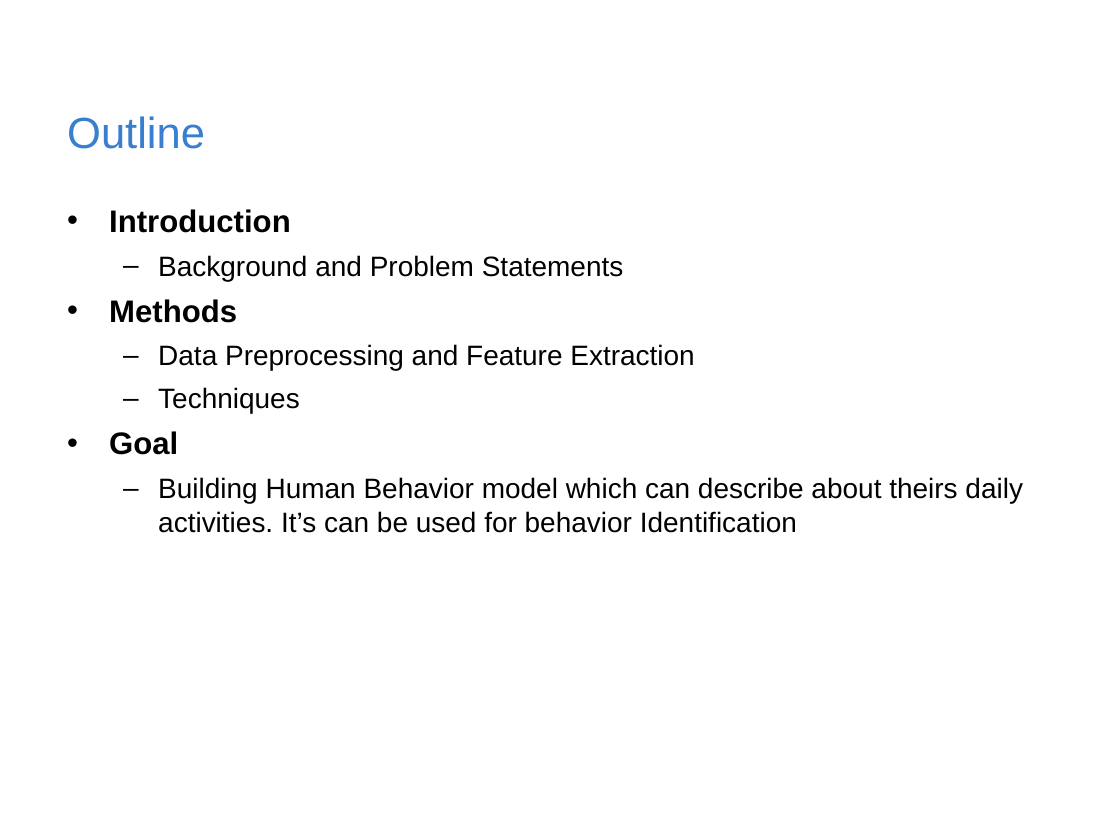
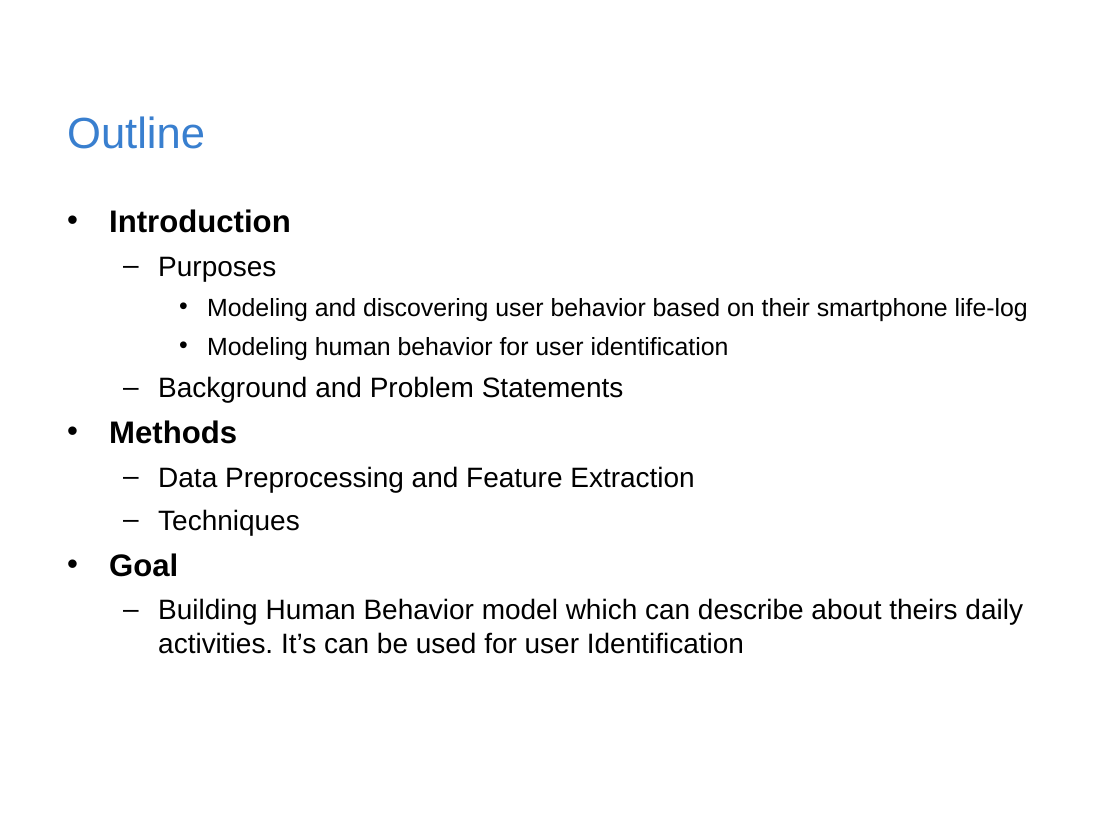
Before and after one commit to rischanlab/MyThesis, a slide deck: slide 2 of Thesis-presentation.pptx. Drawn at 1120x840 pixels with LibreOffice and Linux fonts; fonts in the diff are those of the drawing; background and template pictures are left out. Boxes give left, top, right and bottom in pixels: in the first picture for what was removed or moved away, otherwise in the second. Text is boxed around its words. In the diff, an @@ line names an element or a change of style, - is before the commit and + after.

```diff
--- a/Thesis-presentation.pptx
+++ b/Thesis-presentation.pptx
@@ text at bbox=[158, 256, 1028, 360]: paragraphs added @@
+  – Purposes
+    • Modeling and discovering user behavior based on their smartphone life-log
+    • Modeling human behavior for user identification
@@ text at bbox=[158, 598, 1023, 654]: text changed @@
-  – Building Human Behavior model which can describe about theirs daily activities. It’s can be used for behavior Identification
+  – Building Human Behavior model which can describe about theirs daily activities. It’s can be used for user Identification
```
Also in this commit, not shown: 12 other slides changed, 6 slides added, 5 slides removed.
